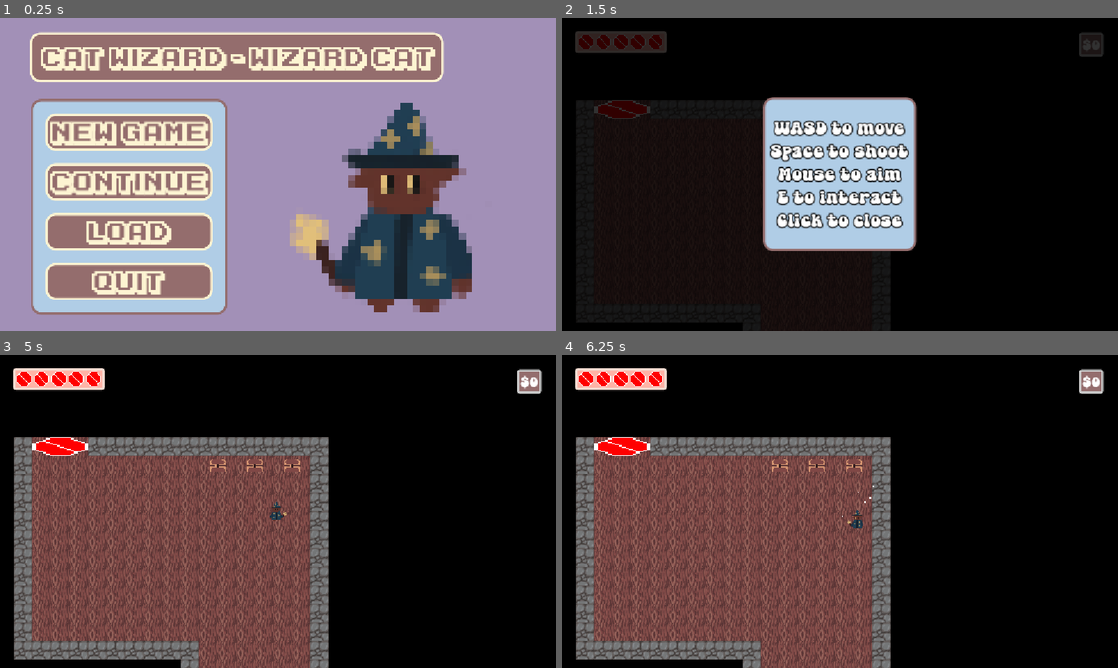
Above: before the commit, frames 1-4 (two rows, left to right).
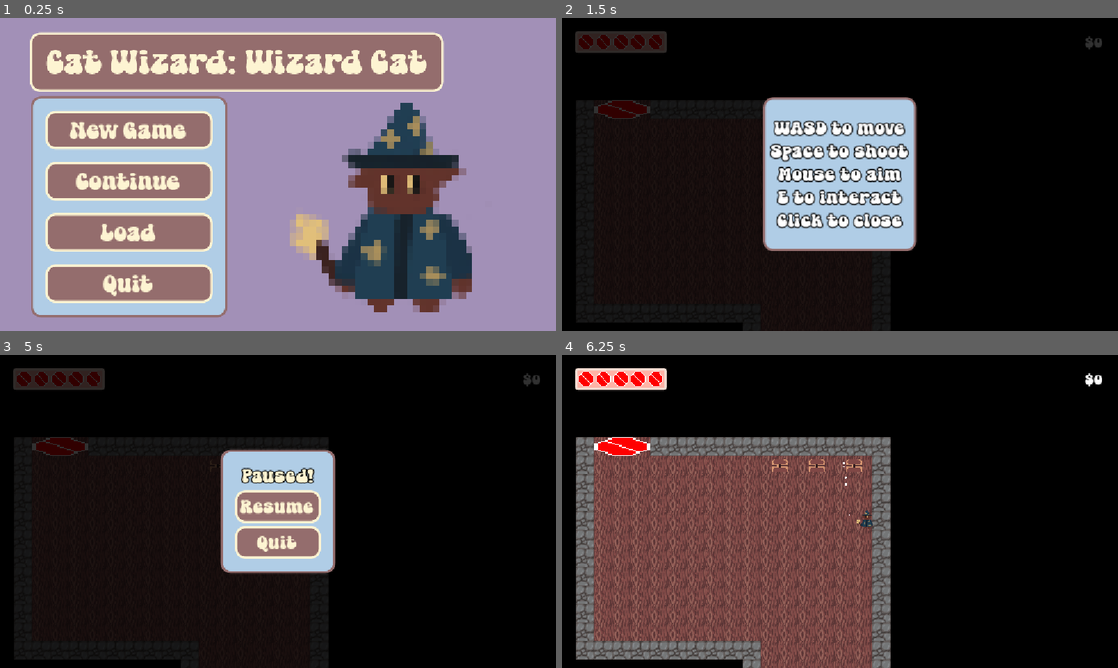
Above: after the commit, the same moments.

Repository: teganmy/wizard-cat-cat-wizard
Game: Godot game, scene res://main.tscn
Two runs of this game, one before a commit and one after it. Both use one fixed random seed, a clock stepped at 60 frames per second and the inputs below.
Inputs (mouse positions are in pixels of both pictures, inside the frame that each line leads up to):
- Up to frame 1 (0.25 s): no input
- Up to frame 2 (1.5 s): click "New Game" at 0.5 s; tap Enter (interact) at 1.25 s; move the mouse to (962, 158) at 1.27 s; hold Right (player_right) from 1.28 s (still down); tap Space (fire) at 1.35 s
- Up to frame 3 (5 s): tap Enter (interact) at 2, 2.1, 2.75, 3.5, 4.25, 4.35 s; move the mouse to (166, 527) at 2.02 s; release Right (player_right) at 2.03 s; hold Down (player_down) 2.03-2.78 s; move the mouse to (333, 442) at 2.77 s; hold Right (player_right) 2.78-3.53 s; tap Shift (player_dodge) at 2.85 s; move the mouse to (250, 574) at 3.52 s; hold W (player_up) 3.53-4.28 s; tap Space (fire) at 3.6 s; move the mouse to (444, 558) at 4.27 s; hold Left (player_left) from 4.28 s (still down); tap Escape (pause, bound only after the commit) at 4.9 s
- Up to frame 4 (6.25 s): release Left (player_left) at 5 s; click (840, 505) at 5 s, where only the run after the commit has a clickable "Resume"; tap Space (fire) at 5.75 s; move the mouse to (673, 464) at 5.77 s; hold Left (player_left) from 5.78 s (still down); tap Shift (player_dodge) at 5.85 s

The runs differ from the first frame. In frame 1, 15% of the frame differs, in the area x 5-80%, y 9-96%; in frame 2, 0.2%; in frame 3, 43%, in the area x 2-98%, y 4-100%; in frame 4, 0.5%.

Commit message:
Added pause menu

Diff:
--- a/wizard-cat-game/assets/default_theme.tres
+++ b/wizard-cat-game/assets/default_theme.tres
@@ -1,6 +1,6 @@
 [gd_resource type="Theme" format=3 uid="uid://cnlk2q7yx8tfd"]
 
-[ext_resource type="FontFile" uid="uid://drylidqssa502" path="res://assets/ka1.ttf" id="1_qew4h"]
+[ext_resource type="FontFile" uid="uid://b0olbbjmcd3wj" path="res://assets/SuperMagic-L3XVn.ttf" id="1_qew4h"]
 
 [sub_resource type="StyleBoxFlat" id="StyleBoxFlat_81pgw"]
 content_margin_left = 10.0
--- a/wizard-cat-game/assets/hud.tscn
+++ b/wizard-cat-game/assets/hud.tscn
@@ -4,21 +4,10 @@
 [ext_resource type="Script" uid="uid://cawfowwy7xfdn" path="res://assets/hud.gd" id="1_px13d"]
 [ext_resource type="Texture2D" uid="uid://1x47pqeyrbca" path="res://assets/bullet_default.png" id="3_uj4j1"]
 [ext_resource type="FontFile" uid="uid://b0olbbjmcd3wj" path="res://assets/SuperMagic-L3XVn.ttf" id="5_1m68m"]
+[ext_resource type="Script" uid="uid://cp8f4cqmnbsvk" path="res://assets/pause_menu.gd" id="5_quk1y"]
+[ext_resource type="Script" uid="uid://dq2js0a13n6oc" path="res://components/button_tween.gd" id="6_quk1y"]
 
-[sub_resource type="StyleBoxFlat" id="StyleBoxFlat_gudfk"]
-bg_color = Color(0.5803922, 0.42745098, 0.42745098, 1)
-border_width_left = 5
-border_width_top = 5
-border_width_right = 5
-border_width_bottom = 5
-corner_radius_top_left = 5
-corner_radius_top_right = 5
-corner_radius_bottom_right = 5
-corner_radius_bottom_left = 5
-expand_margin_left = 2.0
-expand_margin_top = 2.0
-expand_margin_right = 2.0
-expand_margin_bottom = 2.0
+[sub_resource type="StyleBoxEmpty" id="StyleBoxEmpty_1m68m"]
 
 [sub_resource type="StyleBoxFlat" id="StyleBoxFlat_quk1y"]
 content_margin_left = 10.0
@@ -41,9 +30,11 @@
 default_font = ExtResource("5_1m68m")
 default_font_size = 40
 HBoxContainer/constants/separation = 20
-Label/styles/normal = SubResource("StyleBoxFlat_gudfk")
+Label/constants/outline_size = 10
+Label/styles/normal = SubResource("StyleBoxEmpty_1m68m")
 PopupPanel/styles/panel = SubResource("StyleBoxFlat_quk1y")
 RichTextLabel/constants/outline_size = 10
+VBoxContainer/constants/separation = 6
 
 [sub_resource type="LabelSettings" id="LabelSettings_gudfk"]
 font = ExtResource("5_1m68m")
@@ -130,10 +121,10 @@
 anchor_top = 0.5
 anchor_right = 0.5
 anchor_bottom = 0.5
-offset_left = 10.0
-offset_top = 10.0
-offset_right = 310.0
-offset_bottom = 310.0
+offset_left = -150.0
+offset_top = -150.0
+offset_right = 150.0
+offset_bottom = 150.0
 grow_horizontal = 2
 grow_vertical = 2
 text = "WASD to move
@@ -145,4 +136,49 @@
 horizontal_alignment = 1
 vertical_alignment = 1
 
+[node name="PauseMenu" type="CenterContainer" parent="." unique_id=1802339896 node_paths=PackedStringArray("pause_rect")]
+process_mode = 3
+layout_mode = 1
+anchors_preset = 15
+anchor_right = 1.0
+anchor_bottom = 1.0
+grow_horizontal = 2
+grow_vertical = 2
+script = ExtResource("5_quk1y")
+pause_rect = NodePath("../PauseRect")
+
+[node name="PanelContainer" type="PanelContainer" parent="PauseMenu" unique_id=990483104]
+layout_mode = 2
+
+[node name="VBoxContainer" type="VBoxContainer" parent="PauseMenu/PanelContainer" unique_id=1730152604]
+layout_mode = 2
+
+[node name="Label" type="Label" parent="PauseMenu/PanelContainer/VBoxContainer" unique_id=1139874978]
+layout_mode = 2
+text = "Paused!"
+horizontal_alignment = 1
+vertical_alignment = 1
+
+[node name="ResumeButton" type="Button" parent="PauseMenu/PanelContainer/VBoxContainer" unique_id=1409863820]
+layout_mode = 2
+text = "Resume"
+
+[node name="QuitButton" type="Button" parent="PauseMenu/PanelContainer/VBoxContainer" unique_id=1926004036]
+layout_mode = 2
+text = "Quit"
+
+[node name="ButtonTween" type="Node" parent="PauseMenu" unique_id=1185222286]
+script = ExtResource("6_quk1y")
+metadata/_custom_type_script = "uid://dq2js0a13n6oc"
+
 [connection signal="popup_hide" from="TutorialPopup" to="." method="_on_tutorial_popup_popup_hide"]
+[connection signal="button_down" from="PauseMenu/PanelContainer/VBoxContainer/ResumeButton" to="PauseMenu/ButtonTween" method="pressed_button" binds= [NodePath("../PanelContainer/VBoxContainer/ResumeButton")]]
+[connection signal="button_up" from="PauseMenu/PanelContainer/VBoxContainer/ResumeButton" to="PauseMenu/ButtonTween" method="unpressed_button" binds= [NodePath("../PanelContainer/VBoxContainer/ResumeButton")]]
+[connection signal="mouse_entered" from="PauseMenu/PanelContainer/VBoxContainer/ResumeButton" to="PauseMenu/ButtonTween" method="activate_button" binds= [NodePath("../PanelContainer/VBoxContainer/ResumeButton")]]
+[connection signal="mouse_exited" from="PauseMenu/PanelContainer/VBoxContainer/ResumeButton" to="PauseMenu/ButtonTween" method="deactivate_button" binds= [NodePath("../PanelContainer/VBoxContainer/ResumeButton")]]
+[connection signal="pressed" from="PauseMenu/PanelContainer/VBoxContainer/ResumeButton" to="PauseMenu" method="_on_resume_button_pressed"]
+[connection signal="button_down" from="PauseMenu/PanelContainer/VBoxContainer/QuitButton" to="PauseMenu/ButtonTween" method="pressed_button" binds= [NodePath("../PanelContainer/VBoxContainer/QuitButton")]]
+[connection signal="button_up" from="PauseMenu/PanelContainer/VBoxContainer/QuitButton" to="PauseMenu/ButtonTween" method="unpressed_button" binds= [NodePath("../PanelContainer/VBoxContainer/QuitButton")]]
+[connection signal="mouse_entered" from="PauseMenu/PanelContainer/VBoxContainer/QuitButton" to="PauseMenu/ButtonTween" method="activate_button" binds= [NodePath("../PanelContainer/VBoxContainer/QuitButton")]]
+[connection signal="mouse_exited" from="PauseMenu/PanelContainer/VBoxContainer/QuitButton" to="PauseMenu/ButtonTween" method="deactivate_button" binds= [NodePath("../PanelContainer/VBoxContainer/QuitButton")]]
+[connection signal="pressed" from="PauseMenu/PanelContainer/VBoxContainer/QuitButton" to="PauseMenu" method="_on_quit_button_pressed"]
--- /dev/null
+++ b/wizard-cat-game/assets/pause_menu.gd
@@ -0,0 +1,27 @@
+extends CenterContainer
+
+var paused: bool = false
+var pausable: bool = true
+@export var pause_rect: ColorRect
+
+func _process(_delta: float) -> void:
+	if Input.is_action_just_pressed("pause"):
+		toggle_pause.call_deferred()
+
+func toggle_pause() -> void:
+	if pausable:
+		paused = not paused
+		get_tree().paused = paused
+		visible = paused
+		pause_rect.visible = paused
+
+func _ready() -> void:
+	hide()
+
+func _on_resume_button_pressed() -> void:
+	toggle_pause.call_deferred()
+
+
+func _on_quit_button_pressed() -> void:
+	toggle_pause.call_deferred()
+	get_tree().change_scene_to_file.call_deferred("res://main.tscn")
--- a/wizard-cat-game/main.tscn
+++ b/wizard-cat-game/main.tscn
@@ -6,7 +6,7 @@
 [ext_resource type="Texture2D" uid="uid://cdhwe1jm0yer6" path="res://assets/wizard-cat.png" id="3_h2yge"]
 
 [sub_resource type="LabelSettings" id="LabelSettings_1bvp3"]
-font_size = 50
+font_size = 70
 font_color = Color(0.99215686, 0.95686275, 0.8235294, 1)
 
 [node name="Main" type="Node2D" unique_id=1893129849]
@@ -34,7 +34,7 @@
 offset_right = 333.0
 offset_bottom = 123.0
 grow_horizontal = 2
-text = "Cat Wizard - Wizard Cat"
+text = "Cat Wizard: Wizard Cat"
 label_settings = SubResource("LabelSettings_1bvp3")
 horizontal_alignment = 1
 vertical_alignment = 1
--- a/wizard-cat-game/project.godot
+++ b/wizard-cat-game/project.godot
@@ -31,7 +31,7 @@
 [gui]
 
 theme/custom="uid://cnlk2q7yx8tfd"
-theme/custom_font="uid://drylidqssa502"
+theme/custom_font="uid://b0olbbjmcd3wj"
 
 [input]
 
@@ -76,6 +76,11 @@
 , Object(InputEventKey,"resource_local_to_scene":false,"resource_name":"","device":-1,"window_id":0,"alt_pressed":false …(183 unchanged characters)…
 ]
 }
+pause={
+"deadzone": 0.2,
+"events": [Object(InputEventKey,"resource_local_to_scene":false,"resource_name":"","device":16,"window_id":0,"alt_pressed":false,"shift_pressed":false,"ctrl_pressed":false,"meta_pressed":false,"pressed":false,"keycode":0,"physical_keycode":4194305,"key_label":0,"unicode":0,"location":0,"echo":false,"script":null)
+]
+}
 
 [layer_names]
 
Not shown, added: wizard-cat-game/assets/pause_menu.gd.uid
